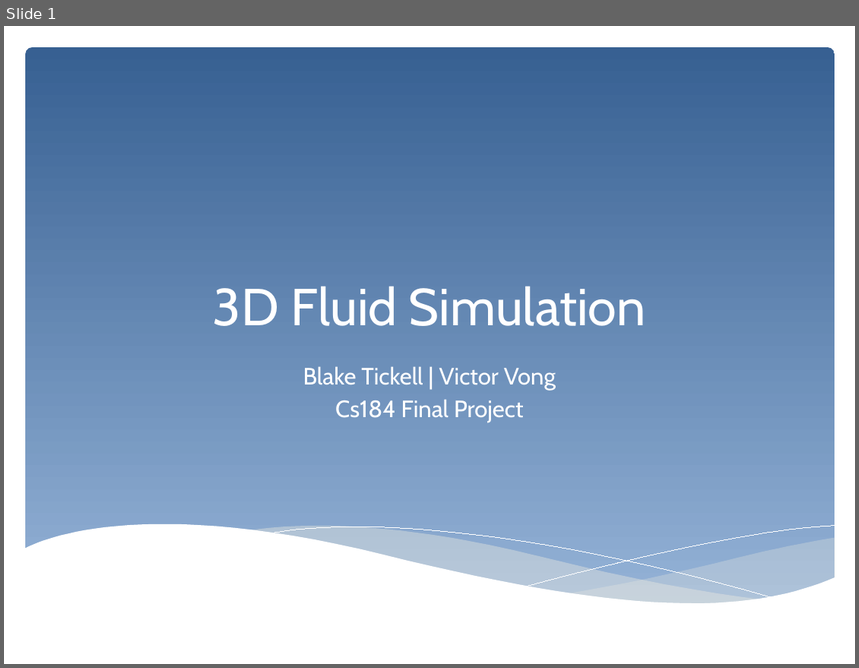
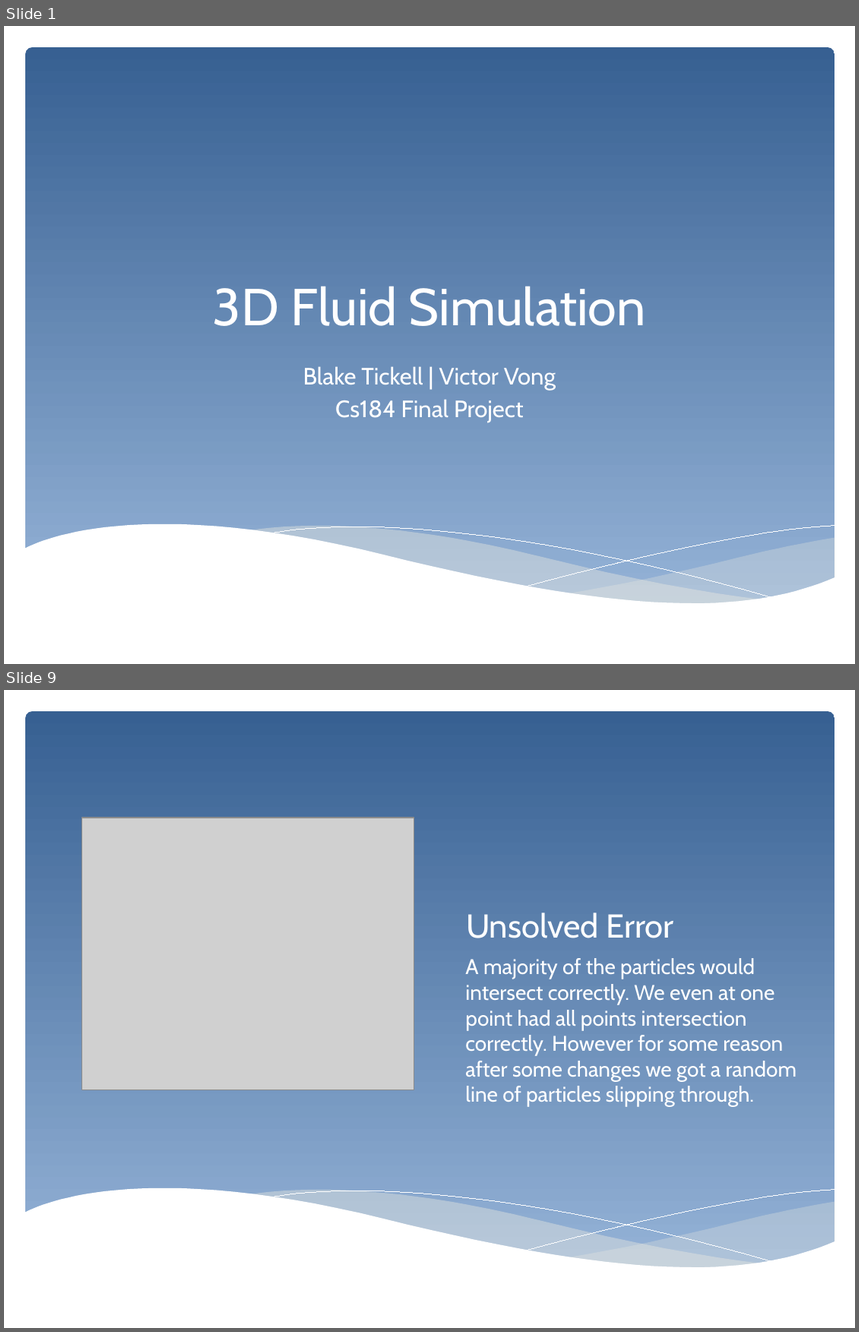
Before and after one commit to victorthevong/cs184, a slide deck: deliverables/cs184_final_slides.pptx. Shown one above the other, each under a label of ours: slide 1 before the commit, slides 1 and 9 after it; the slides between them are not shown. The pictures are 859x668 and 859x1332 pixels, drawn with LibreOffice and Linux fonts; fonts in the diff are those of the drawing; grey boxes stand for pictures. Boxes give left, top, right and bottom in pixels: in the first picture for what was removed or moved away, otherwise in the second. Text is boxed around its words. In the diff, an @@ line names an element or a change of style, - is before the commit and + after.

```diff
--- a/deliverables/cs184_final_slides.pptx
+++ b/deliverables/cs184_final_slides.pptx
@@ slide 9 added at (4,690,855,1328), background #FFFFFF; not listed: 6 template elements that a slide beside it also shows @@
@@ picture added at (82,818,414,1090) @@
@@ title added at (466,913,674,939), 28 pt, text #FFFFFF @@
+Unsolved Error
@@ text added at (465,958,797,1107), 18 pt, text #FFFFFF @@
+A majority of the particles would intersect correctly. We even at one point had all points intersection correctly. However for some reason after some changes we got a random line of particles slipping through.
```
Also in this commit, not shown: 1 slide changed, 7 other slides added, 5 slides removed.
